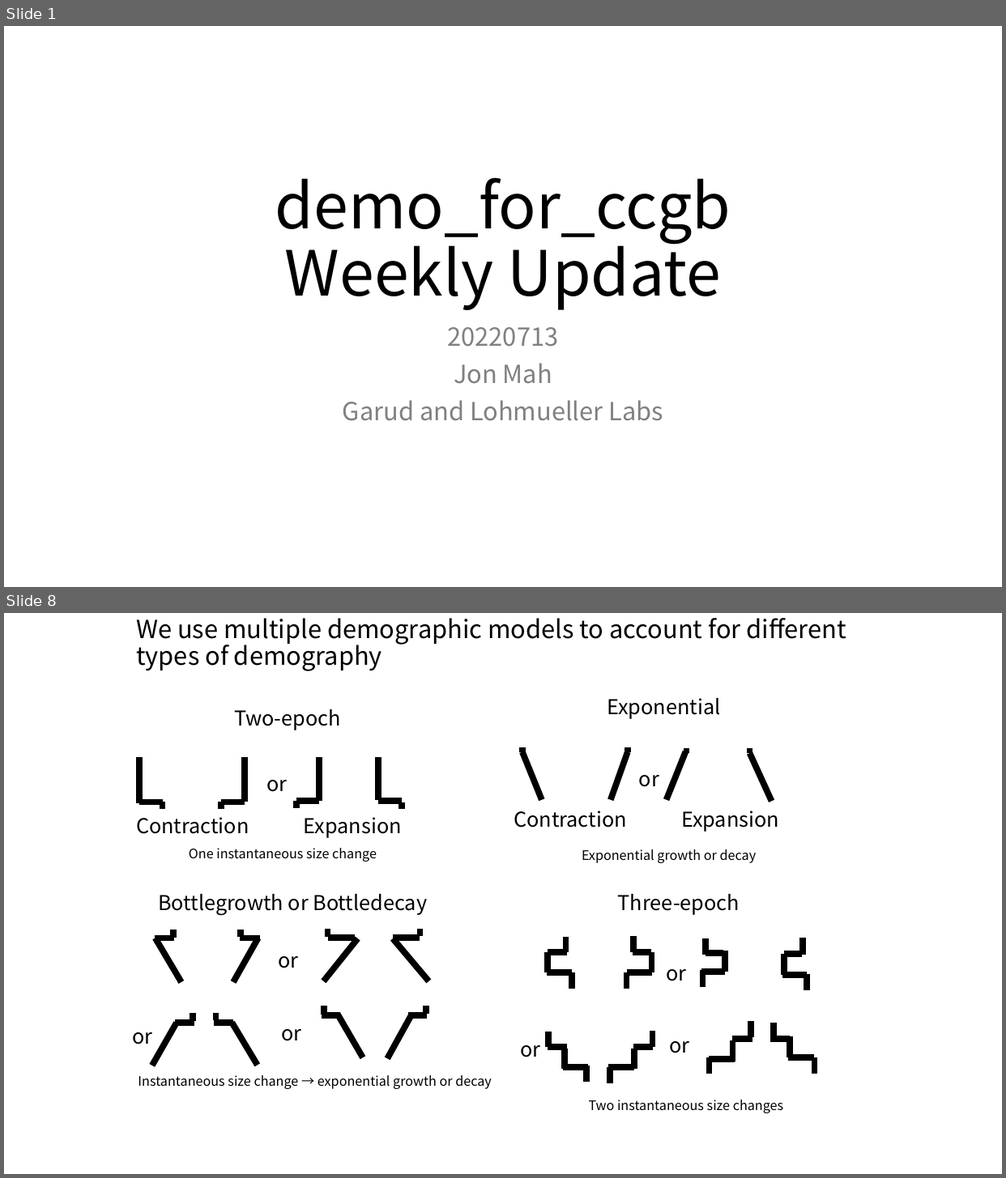
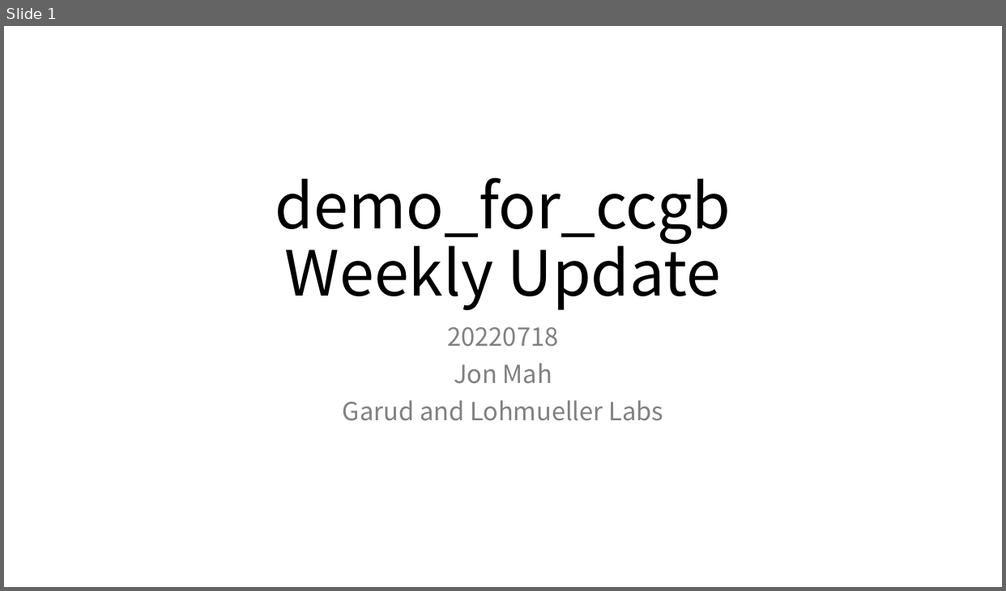
Before and after one commit to jon-mah/demo_for_ccgb, a slide deck: Summary/20220713_microbiome_demographic_slides.pptx. Shown one above the other, each under a label of ours: slides 1 and 8 before the commit, slide 1 after it; the slides between them are not shown. The pictures are 1006x1178 and 1006x591 pixels, drawn with LibreOffice and Linux fonts; fonts in the diff are those of the drawing. Boxes give left, top, right and bottom in pixels: in the first picture for what was removed or moved away, otherwise in the second. Text is boxed around its words. In the diff, an @@ line names an element or a change of style, - is before the commit and + after.

```diff
--- a/Summary/20220713_microbiome_demographic_slides.pptx
+++ b/Summary/20220713_microbiome_demographic_slides.pptx
@@ slide 8 removed at <box>4,613,1002,1174</box>, background #FFFFFF @@
@@ title removed at <box>136,618,846,671</box> @@
-We use multiple demographic models to account for different types of demography
@@ text removed at <box>234,709,341,730</box> @@
-Two-epoch
@@ text removed at <box>607,698,720,719</box> @@
-Exponential
@@ group removed at <box>139,756,245,809</box>: 6 lines @@
@@ group removed at <box>296,756,402,809</box>: 6 lines @@
@@ group removed at <box>522,747,628,800</box>: 4 lines @@
@@ group removed at <box>667,748,772,801</box>: 4 lines @@
@@ text removed at <box>267,780,288,792</box> @@
-or
@@ text removed at <box>639,775,659,787</box> @@
-or
@@ text removed at <box>136,817,249,834</box> @@
-Contraction
@@ text removed at <box>304,817,402,838</box> @@
-Expansion
@@ text removed at <box>513,811,627,828</box> @@
-Contraction
@@ text removed at <box>681,811,779,832</box> @@
-Expansion
@@ text removed at <box>189,848,377,862</box> @@
-One instantaneous size change
@@ text removed at <box>582,850,756,863</box> @@
-Exponential growth or decay
@@ text removed at <box>158,894,428,916</box> @@
-Bottlegrowth or Bottledecay
@@ text removed at <box>618,894,739,915</box> @@
-Three-epoch
@@ group removed at <box>155,930,260,982</box>: 6 lines @@
@@ group removed at <box>324,929,429,982</box>: 6 lines @@
@@ text removed at <box>278,956,298,969</box> @@
-or
@@ group removed at <box>547,936,652,989</box>: 10 lines @@
@@ text removed at <box>666,969,686,982</box> @@
-or
@@ group removed at <box>701,938,808,991</box>: 10 lines @@
@@ group removed at <box>152,1013,258,1066</box>: 6 lines @@
@@ group removed at <box>322,1006,427,1059</box>: 6 lines @@
@@ text removed at <box>132,1033,152,1045</box> @@
-or
@@ text removed at <box>281,1029,301,1041</box> @@
-or
@@ text removed at <box>520,1046,540,1058</box> @@
-or
@@ text removed at <box>669,1041,689,1054</box> @@
-or
@@ group removed at <box>548,1032,653,1084</box>: 10 lines @@
@@ group removed at <box>710,1022,815,1074</box>: 10 lines @@
@@ text removed at <box>138,1076,492,1089</box> @@
-Instantaneous size change → exponential growth or decay
@@ text removed at <box>589,1100,783,1114</box> @@
-Two instantaneous size changes
@@ slide 1 changed as well @@
@@ subtitle at <box>448,327,559,347</box>: text changed @@
-20220713
+20220718
```
Also in this commit, not shown: 1 other slide changed, 8 slides added, 7 other slides removed, 14 other files.
